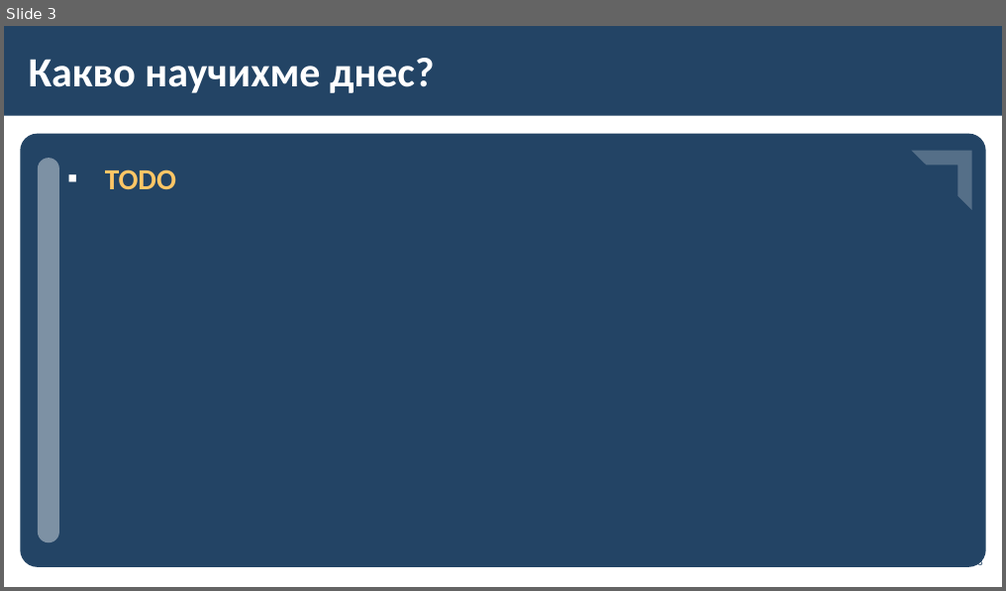
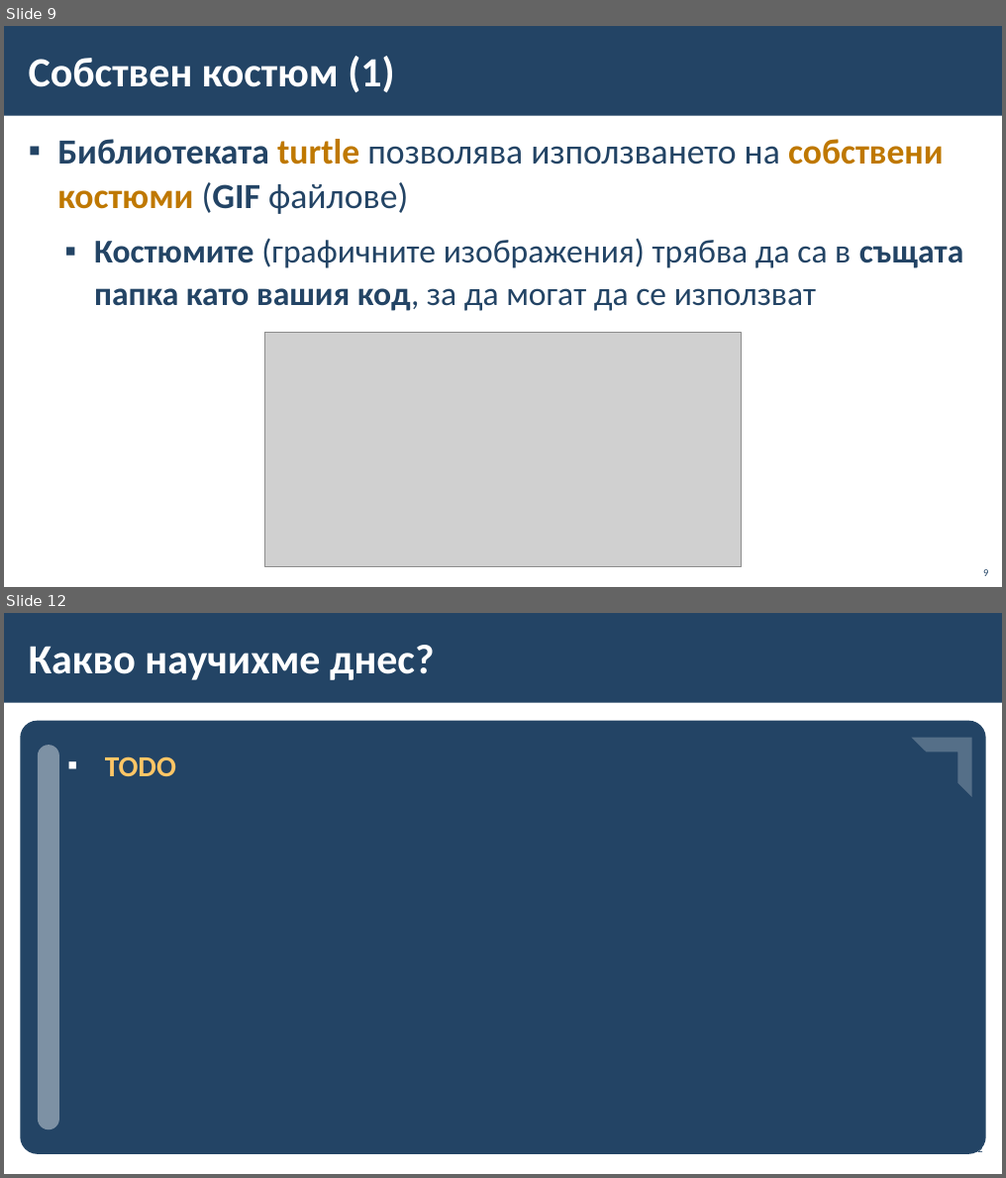
Before and after one commit to BG-IT-Edu/School-Programming, a slide deck: Courses/Computer-Modeling-and-IT/Computer-Modeling-and-IT-6-Class/32-Creating-and-Modifying-a-Character/32-Creating-and-Modifying-a-Character.pptx. Shown one above the other, each under a label of ours: slide 3 before the commit, slides 9 and 12 after it; the slides between them are not shown. The pictures are 1006x591 and 1006x1178 pixels, drawn with LibreOffice and Linux fonts; fonts in the diff are those of the drawing; grey boxes stand for pictures; background and template pictures are left out. Boxes give left, top, right and bottom in pixels: in the first picture for what was removed or moved away, otherwise in the second. Text is boxed around its words. In the diff, an @@ line names an element or a change of style, - is before the commit and + after.

```diff
--- a/Courses/Computer-Modeling-and-IT/Computer-Modeling-and-IT-6-Class/32-Creating-and-Modifying-a-Character/32-Creating-and-Modifying-a-Character.pptx
+++ b/Courses/Computer-Modeling-and-IT/Computer-Modeling-and-IT-6-Class/32-Creating-and-Modifying-a-Character/32-Creating-and-Modifying-a-Character.pptx
@@ slide 9 added at (x1=4, y1=26, x2=1002, y2=587), background #FFFFFF; not listed: 1 template element that a slide beside it also shows @@
@@ title added at (x1=29, y1=56, x2=394, y2=92), 40 pt, text #FFFFFF, bold @@
+Собствен костюм (1)
@@ text added at (x1=57, y1=139, x2=963, y2=311), 32 pt, text #234465 @@
+▪ Библиотеката turtle позволява използването на собствени костюми (GIF файлове)
+  ▪ Костюмите (графичните изображения) трябва да са в същата папка като вашия код, за да могат да се използват
@@ picture added at (x1=264, y1=332, x2=742, y2=568) @@
@@ page number added at (x1=983, y1=570, x2=988, y2=576), 10 pt, text #234465 @@
+9
@@ what was slide 3 is now slide 12 @@
```
Also in this commit, not shown: 2 slides changed, 8 other slides added, 3 other files.
